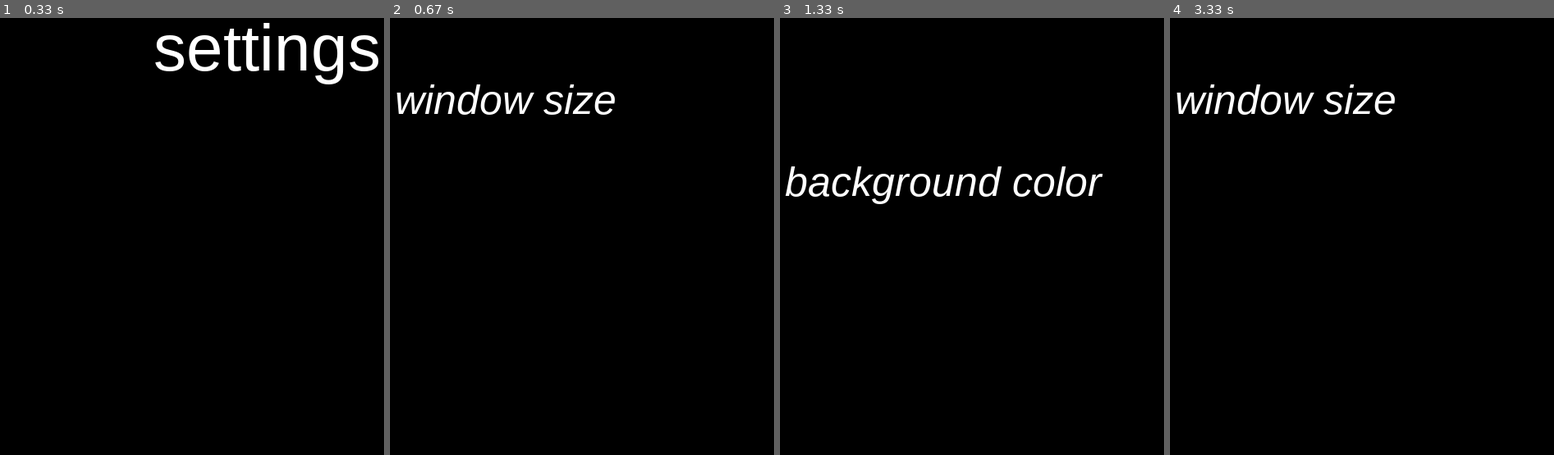
Above: before the commit, frames 1-4 (left to right).
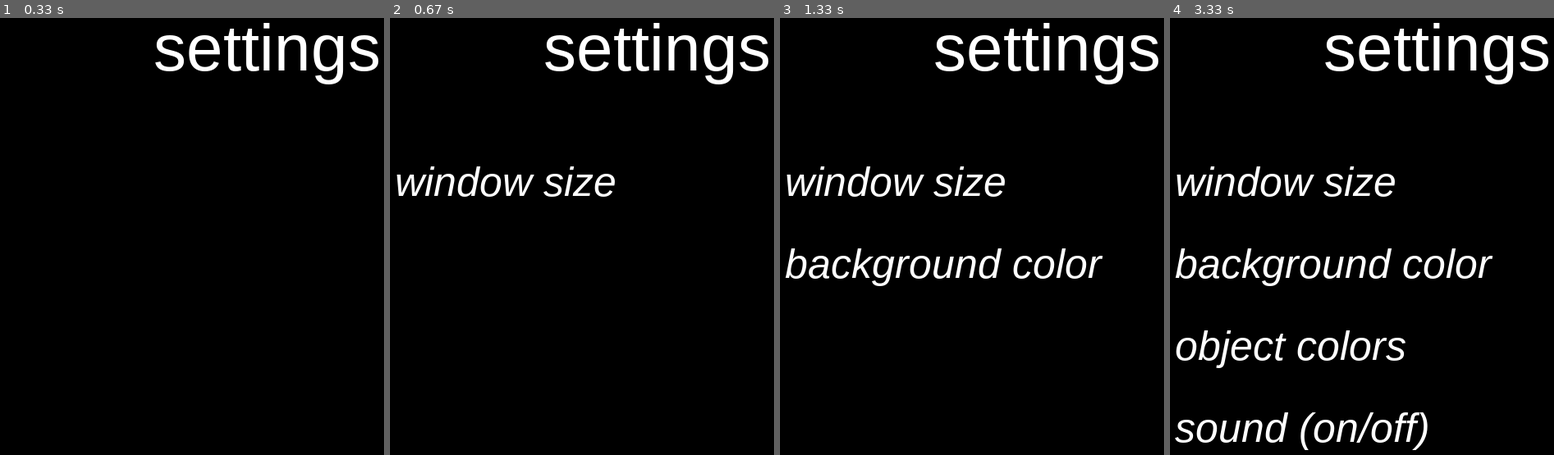
Above: after the commit, the same moments.

Repository: ravivasan/Game_Design_A_Block
Game: pygame game, started from Classwork/windowsPygameFonts.py
The game is run twice, just before and just after one commit, with the same random seed, the same clock (stepped at 60 frames per second) and the same inputs.
Inputs:
- Up to frame 1 (0.33 s): no input
- Up to frame 2 (0.67 s): no input
- Up to frame 3 (1.33 s): no input
- Up to frame 4 (3.33 s): no input

Frame 1 is identical in both runs. In frame 2, 4.9% of the frame differs, in the area x 1-99%, y 1-41%; in frame 3, 6.6%; in frame 4, 9.8%, in the area x 1-99%, y 1-99%.

Commit message:
10/27/21

Diff:
--- /dev/null
+++ b/Classwork/learningPygame.py
@@ -0,0 +1,94 @@
+# ravi vasan
+# 10/15/21
+# learning today:
+#     display
+#     opening windows
+#     changing size window
+#     basic game loop
+
+import pygame,os, random
+
+from pygame.constants import K_DOWN
+os.system('cls')
+
+#first thing to do is to initilaize pygame
+
+pygame.init()
+
+
+check = True
+height = 600
+width = 600
+colors = {"black":(0, 0, 0),
+          "red":(255, 0, 0),
+          "green":(0, 255, 0),
+          "blue":(0, 0, 255),
+          "white":(255, 255, 255),
+          "purple":(150, 0, 150),
+          "orange":(255, 69, 0),
+          "maroon":(128, 0, 0)}
+keyList = list(colors.keys())
+# valueList = list(colors)
+
+# print(keyList)
+# print(valueList)
+
+
+while check:
+    # height = input("height of the window: (100-1000)\n")
+    # width = input("width of your window: (100-1000)\n")
+    # color = input("pick a color: black, red, green, blue, white, purple\n")
+    # random.choice(keyList)
+    color = random.choice(keyList)
+
+    try:
+        height = int(height)
+        width = int(width)
+        check = False
+    except ValueError:
+        check = True
+
+
+color = colors.get(color)
+
+window = pygame.display.set_mode((width, height))
+window.fill(color) #(RGB) the most you can get is 255 for each color
+window = pygame.display.flip() #refresh the window with new color
+pygame.display.set_caption("my game window") #change title of your window
+window = pygame.display.flip()
+
+hbox = 50
+wbox = 50
+speed = 5
+rect = pygame.Rect( width/2, height/2, wbox, hbox)
+pygame.draw.rect(window, color, rect)
+pygame.display.update()
+run=True
+
+#main loop for the game:
+while run:
+    pygame.time.delay(100)
+    for case in pygame.event.get():
+        if case.type == pygame.QUIT:
+            run = False
+
+    # how to get the location of the mouse
+    # x, y = pygame.mouse.get_pos()
+    # print("("+ str(x)+ "," + str(y)+ ")")
+    keyPressed = pygame.key.get_pressed()
+    if keyPressed[pygame.K_UP]:
+        rect.y -= speed
+    if keyPressed[pygame.K_DOWN]:
+        rect.y += speed
+    if keyPressed[pygame.K_RIGHT]:
+        rect.x += speed
+    if keyPressed[pygame.K_LEFT]:
+        rect.x -= speed
+
+    window.fill(color)
+    pygame.display.update()
+    pygame.draw.rect(window, colors.get(color), rect)
+    pygame.display.update()
+
+
+pygame.quit()
--- a/Classwork/windowsPygameFonts.py
+++ b/Classwork/windowsPygameFonts.py
@@ -34,28 +34,30 @@
     py.time.delay(100)
 
 run = True
+count = 0
 while run:
     for eve in py.event.get():
         if eve.type == py.QUIT:
             run = False
             py.quit()
-    display_title("settings")
-    py.time.delay(300)
-    window.fill(black)
+    if count == 0:
+        window.fill(black)
+        display_title("settings")
+        py.time.delay(300)
 
-    display_subtitle("window size",80, 150)
-    window.fill(black)
-    py.time.delay(300)
-    display_subtitle("background color", 80, 250)
-    window.fill(black)
-    py.time.delay(300)
-    display_subtitle("object colors", 80, 350)
-    window.fill(black)
-    py.time.delay(300)
-    display_subtitle("sound (on/off)", 80, 450)
-    window.fill(black)
-    py.time.delay(300)
+        display_subtitle("window size",80, 250)
 
+        py.time.delay(300)
+        display_subtitle("background color", 80, 350)
+
+        py.time.delay(300)
+        display_subtitle("object colors", 80, 450)
+
+        py.time.delay(300)
+        display_subtitle("sound (on/off)", 80, 550)
+
+        py.time.delay(300)
+        count += 1
 #print the rest of the menu in the settings
     #window size
     #background color
--- a/score.txt
+++ /dev/null
@@ -1,2 +0,0 @@
-and now we will play a game
- he highest score: 	450
--- a/scoreboard.txt
+++ b/scoreboard.txt
@@ -1,3 +1,4 @@
 sherry	 Highest score:	31
 ravi	 Highest score:	19
 ravi	 Highest score:	25
+ravi	 Highest score:	27
